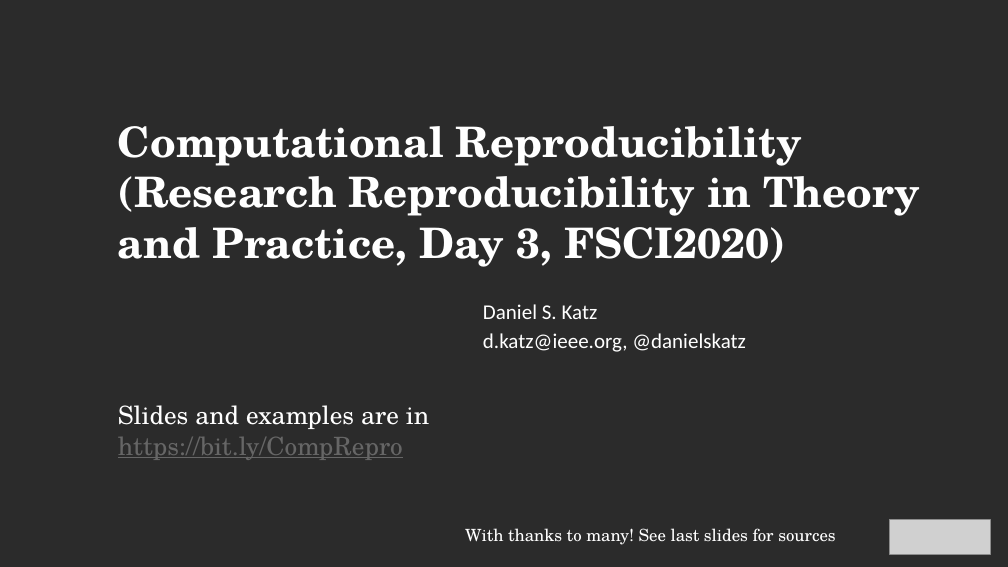
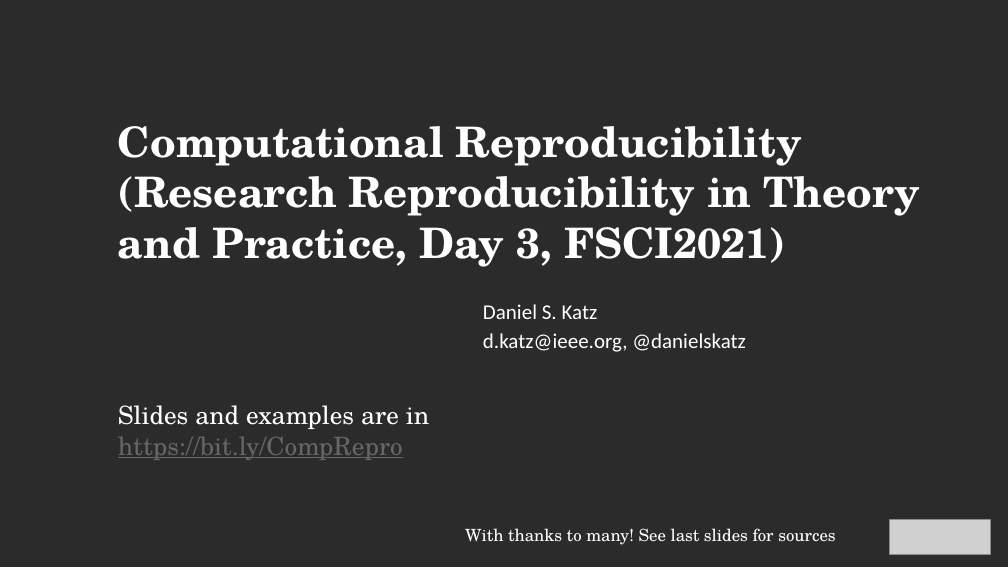
Before and after one commit to danielskatz/repro-fdtd1d, a slide deck: slide 1 of Computational_Reproducibility.pptx. Drawn at 1008x567 pixels with LibreOffice and Linux fonts; fonts in the diff are those of the drawing; grey boxes stand for pictures; background and template pictures are left out; a plain dark background stands for a picture behind light text. Boxes give left, top, right and bottom in pixels: in the first picture for what was removed or moved away, otherwise in the second. Text is boxed around its words. In the diff, an @@ line names an element or a change of style, - is before the commit and + after.

Commit message:
new versions of slides for FSCI2021

```diff
--- a/Computational_Reproducibility.pptx
+++ b/Computational_Reproducibility.pptx
@@ title at [118, 126, 921, 267]: text changed @@
-Computational Reproducibility
-(Research Reproducibility in Theory and Practice, Day 3, FSCI2020)
+Computational Reproducibility
+(Research Reproducibility in Theory and Practice, Day 3, FSCI2021)
```
Also in this commit, not shown: 9 other slides changed, 1 other file.
